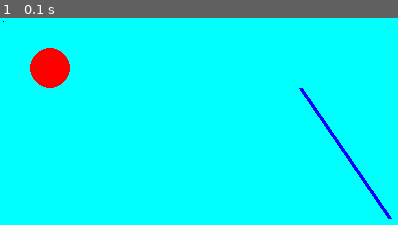
Above: before the commit, frame 1.
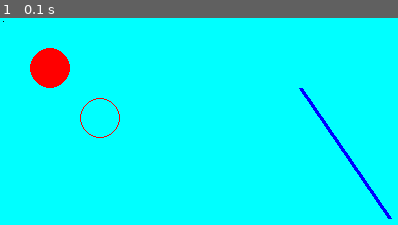
Above: after the commit, the same moment.

Repository: robsonsilv4/pygame
Game: pygame game, started from jogo.py
Two runs of this game, one before a commit and one after it. Both use one fixed random seed, a clock stepped at 60 frames per second and the inputs below.
Inputs:
- Up to frame 1 (0.1 s): no input

The runs differ from the first frame. In frame 1, 0.1% of the frame differs, in the area x 20-31%, y 38-58%.

Commit message:
Para desenhar um circulo sem ser preenchido

Diff:
--- a/jogo.py
+++ b/jogo.py
@@ -24,6 +24,8 @@
 
 pygame.draw.circle(tela, vermelho, (50, 50), 20)
 
+pygame.draw.circle(tela, vermelho, (100, 100), 20, 1)
+
 while True:
     for evento in pygame.event.get():
         print(evento)
